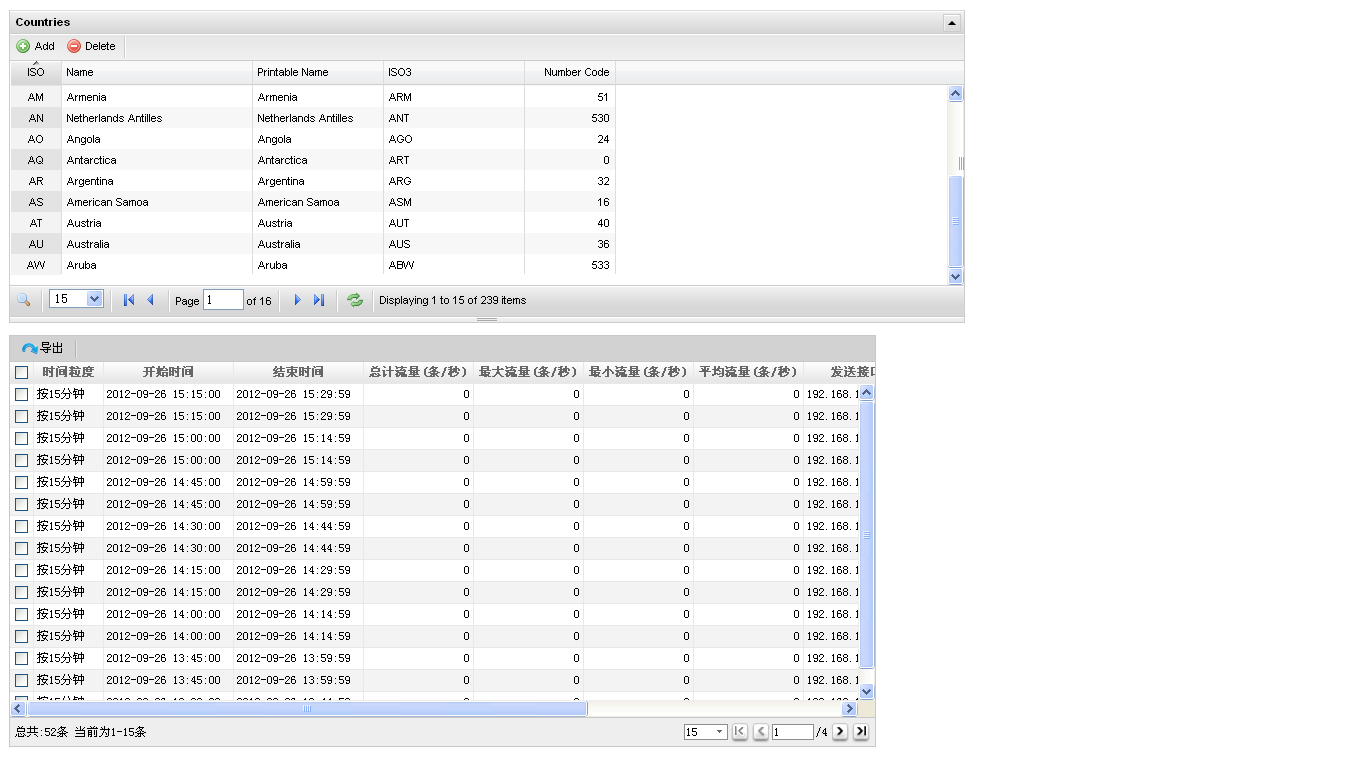
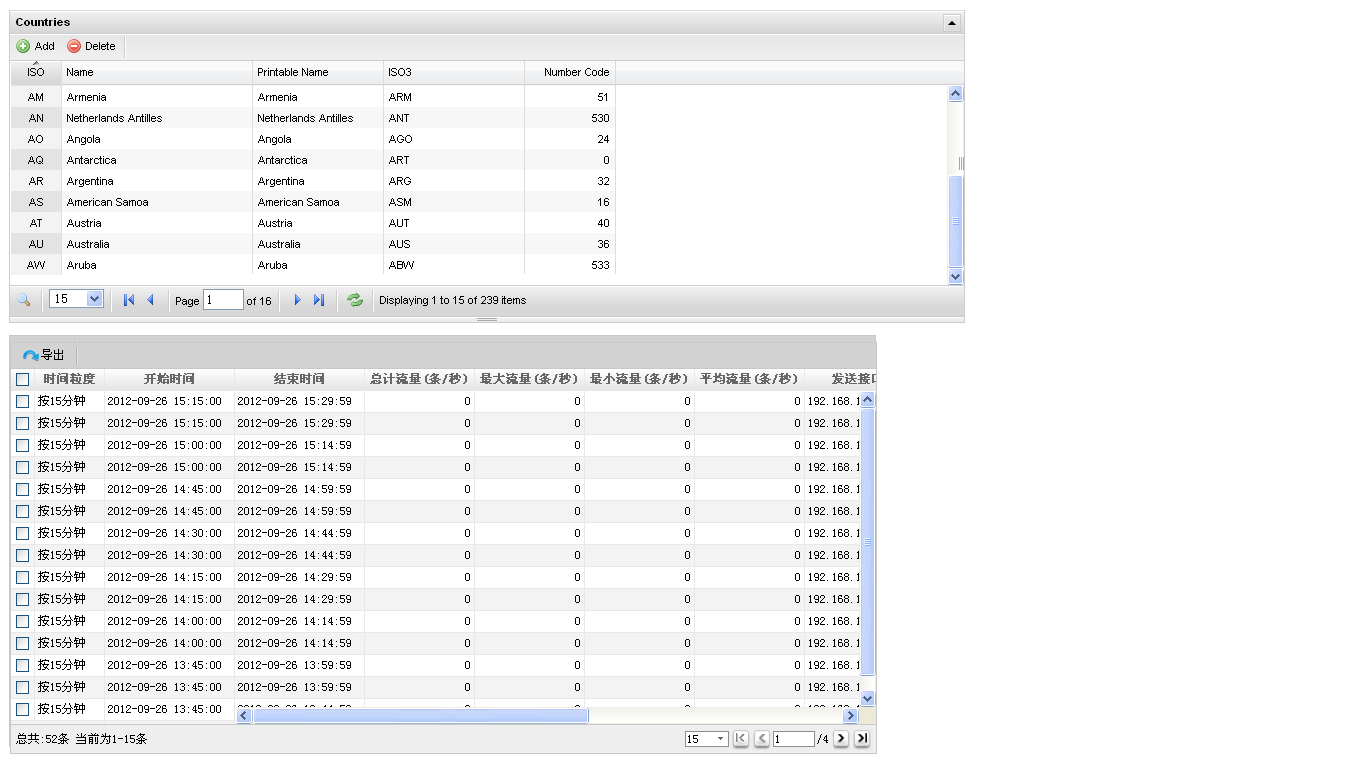
The second 1366 × 768 image is a revision of the first. Changes to its layers:
added layer "图层 2 副本" above "图层 2" over (10, 342, 877, 754)
painted on "图层 2" over (10, 698, 455, 717)
